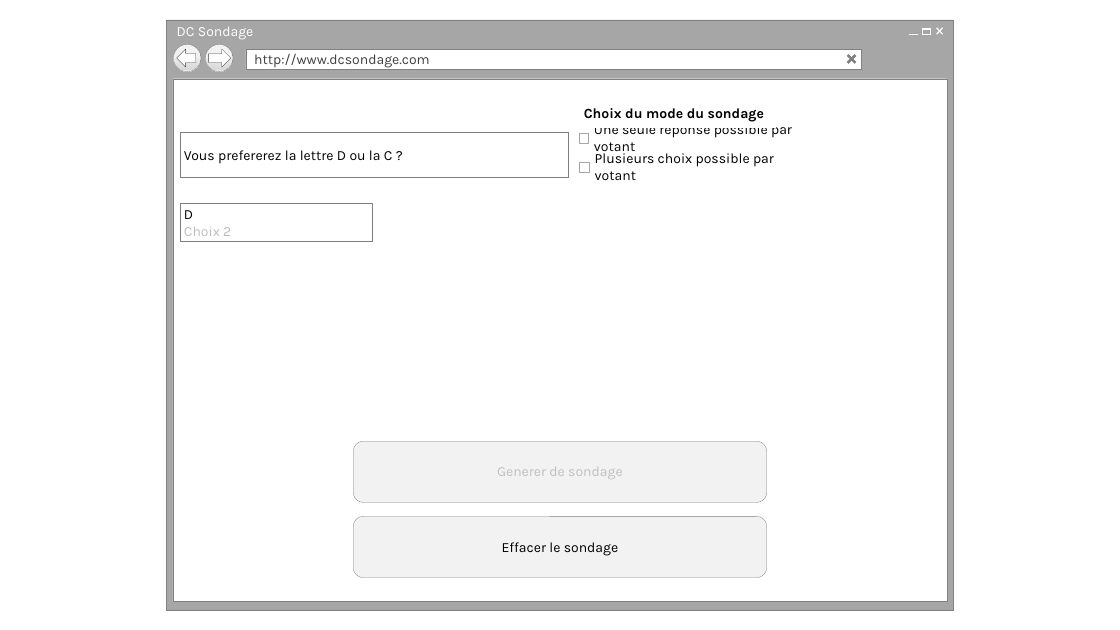
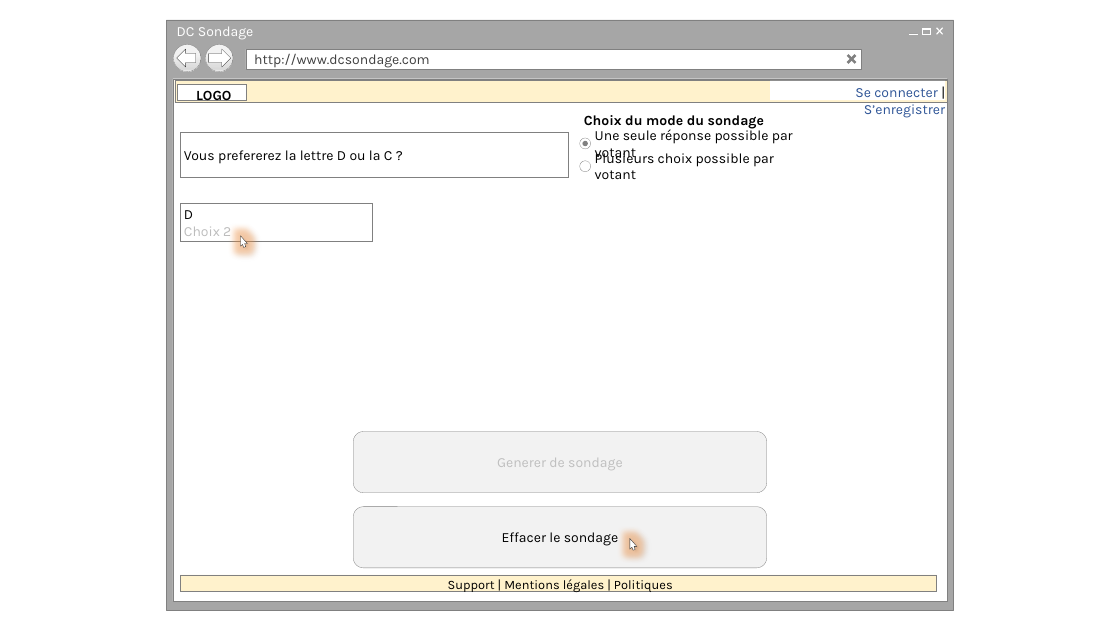
Before and after one commit to cedricbannelier/Projet1, a slide deck: slide 5 of maquette.pptx (slide 6 before the commit). Drawn at 1120x630 pixels with LibreOffice and Linux fonts; fonts in the diff are those of the drawing; background and template pictures are left out. Boxes give left, top, right and bottom in pixels: in the first picture for what was removed or moved away, otherwise in the second. Text is boxed around its words. In the diff, an @@ line names an element or a change of style, - is before the commit and + after.

```diff
--- a/maquette.pptx
+++ b/maquette.pptx
@@ rectangle removed at [166,20,954,611] @@
@@ rectangle added at [166,20,954,611], fill #A6A6A6, outline #808080 0.25 pt @@
@@ rectangle removed at [173,79,948,602] @@
@@ rectangle added at [173,79,948,602], fill #FFFFFF, outline #808080 0.25 pt @@
@@ rectangle added at [175,80,947,103], fill #FFF2CC, outline #808080 0.25 pt @@
@@ rectangle added at [177,84,245,101], fill #FFFFFF, outline #808080 0.25 pt, 12 pt, text #000000, bold @@
+LOGO
@@ rectangle added at [770,81,946,100], fill #FFFFFF, 12 pt, text #2F5597 @@
+Se connecter | S’enregistrer
@@ rectangle "Choix du mode du sondage": place and size @@
-rectangle "Choix du mode du sondage" at [584,108,764,122]
+rectangle "Choix du mode du sondage" at [580,109,776,130]
@@ rectangle removed at [579,134,589,143] @@
@@ text "Une seule réponse possible par ..." rewrapped from [594,127,792,155] to [595,127,793,161] @@
@@ ellipse added at [580,138,591,149], fill #FFFFFF, outline #808080 0.25 pt @@
@@ ellipse added at [582,141,587,146], fill #808080 @@
@@ rectangle removed at [580,162,590,171] @@
@@ ellipse added at [580,160,591,171], fill #FFFFFF, outline #808080 0.25 pt @@
@@ freeform shape added at [238,234,249,248], fill #FFFFFF, outline #262626 0.25 pt @@
@@ rounded rectangle removed at [354,441,767,502] @@
-Generer de sondage
@@ rounded rectangle added at [354,432,767,493], fill #F2F2F2, outline #808080 0.25 pt, 12 pt, text #BFBFBF @@
+Generer de sondage
@@ rounded rectangle "Effacer le sondage": place and size @@
-rounded rectangle "Effacer le sondage" at [354,517,767,578]
+rounded rectangle "Effacer le sondage" at [354,507,767,568]
@@ freeform shape added at [627,538,638,551], fill #FFFFFF, outline #262626 0.25 pt @@
@@ rectangle added at [180,575,937,592], fill #FFF2CC, outline #808080 0.25 pt, 11 pt, text #000000 @@
+Support | Mentions légales | Politiques
```
Also in this commit, not shown: 6 other slides changed, 15 slides added, 1 slide removed, 1 other file.
